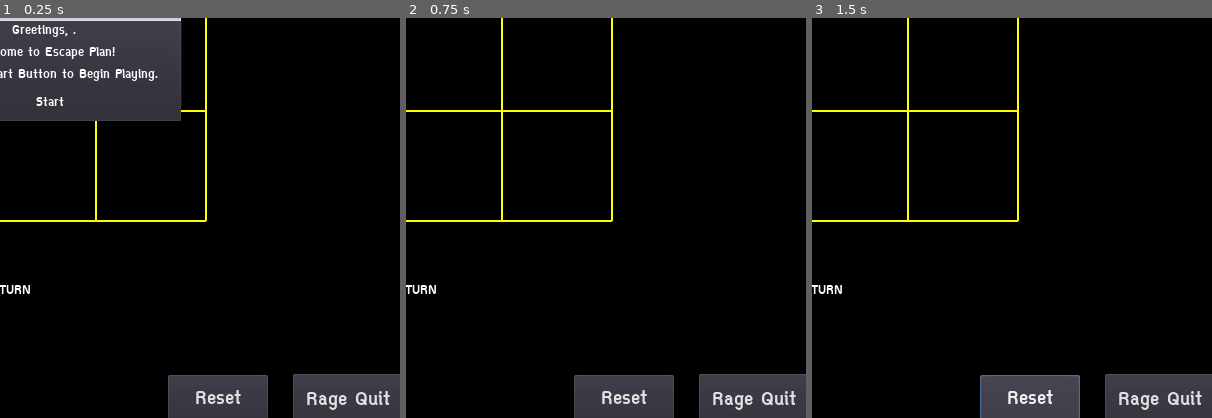
Above: before the commit, frames 1-3 (left to right).
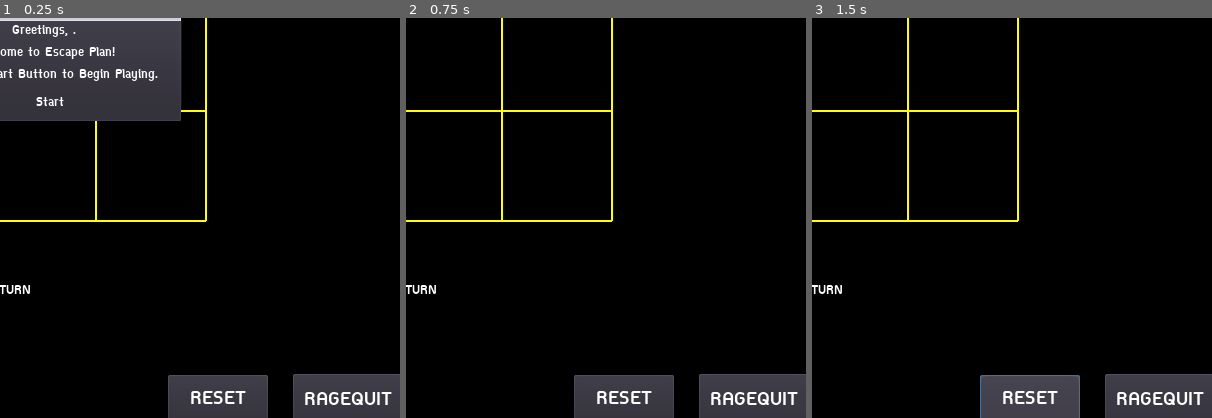
Above: after the commit, the same moments.

Repository: Putter30772/ESCAPE-PLAN-V3
Game: Godot game, scene res://Game.tscn
Two runs of this game, one before a commit and one after it. Both use one fixed random seed, a clock stepped at 60 frames per second and the inputs below. This scene is started directly instead of the project's main scene.
Inputs:
- Up to frame 1 (0.25 s): no input
- Up to frame 2 (0.75 s): click "Start" at 0.5 s
- Up to frame 3 (1.5 s): click "Reset" (after the commit: "RESET") at 1.25 s
The pictures show only the part of the screen within x 43-93%, y 43-93%; the shares and areas given below are measured in that part.

The runs differ from the first frame. In frame 1, 0.9% of the frame differs, in the area x 47-98%, y 93-98%; in frame 2, 0.9%; in frame 3, 0.8%.

Commit message:
Translated Reset and RageQuit Button

Diff:
--- a/06-Grid-based movement/Game.tscn
+++ b/06-Grid-based movement/Game.tscn
@@ -12,6 +12,8 @@
 [ext_resource path="res://DisplayTime.gd" type="Script" id=10]
 [ext_resource path="res://ScoreBoard.gd" type="Script" id=11]
 [ext_resource path="res://SoundEffects/335571_magntron_gamemusic (online-audio-converter.com).wav" type="AudioStream" id=12]
+[ext_resource path="res://Reset.gd" type="Script" id=13]
+[ext_resource path="res://RageQuit.gd" type="Script" id=14]
 
 [sub_resource type="DynamicFont" id=1]
 font_data = ExtResource( 4 )
@@ -49,6 +51,10 @@
 font_data = ExtResource( 4 )
 
 [sub_resource type="DynamicFont" id=12]
+size = 24
+font_data = ExtResource( 4 )
+
+[sub_resource type="DynamicFont" id=13]
 size = 24
 font_data = ExtResource( 4 )
 
@@ -194,18 +200,33 @@
 margin_right = 611.597
 margin_bottom = 752.146
 custom_fonts/font = SubResource( 11 )
+script = ExtResource( 13 )
+
+[node name="Label" type="Label" parent="Reset"]
+anchor_right = 1.0
+anchor_bottom = 1.0
+custom_fonts/font = SubResource( 12 )
 text = "Reset"
+align = 1
+valign = 1
 
 [node name="RageQuit" type="Button" parent="."]
 margin_left = 637.065
 margin_top = 702.988
 margin_right = 748.065
 margin_bottom = 754.988
-custom_fonts/font = SubResource( 12 )
-text = "Rage Quit"
+script = ExtResource( 14 )
+
+[node name="Label" type="Label" parent="RageQuit"]
+anchor_right = 1.0
+anchor_bottom = 1.0
+custom_fonts/font = SubResource( 13 )
+text = "RageQuit"
+align = 1
+valign = 1
 [connection signal="pressed" from="WindowDialog/PlayAgain" to="Grid" method="_on_PlayAgain_pressed"]
 [connection signal="pressed" from="WindowDialog/Exit" to="Grid" method="_on_Exit_pressed"]
 [connection signal="pressed" from="MarginContainer/WelcomePopUp/Start" to="Grid" method="_on_Start_pressed"]
 [connection signal="timeout" from="DisplayTime/Timer" to="DisplayTime" method="_on_Timer_timeout"]
-[connection signal="pressed" from="Reset" to="Grid" method="_on_Reset_pressed"]
-[connection signal="pressed" from="RageQuit" to="Grid" method="_on_RageQuit_pressed"]
+[connection signal="pressed" from="Reset" to="Reset" method="_on_Reset_pressed"]
+[connection signal="pressed" from="RageQuit" to="RageQuit" method="_on_RageQuit_pressed"]
--- a/06-Grid-based movement/Grid.gd
+++ b/06-Grid-based movement/Grid.gd
@@ -170,16 +170,3 @@
 	variable.gameState = 0
 	variable.winner = 0
 	variable.turn = 0
-
-func _on_Reset_pressed():
-	Lobby.clientreset(Lobby.session_id)
-
-
-func _on_RageQuit_pressed():
-	get_tree().set_network_peer(null)
-	empty_grid()
-	get_tree().change_scene("res://TitleScreenRelated/GameModeScreen.tscn")
-	variable.gameStart = 0
-	variable.gameState = 0
-	variable.winner = 0
-	variable.turn = 0
--- /dev/null
+++ b/06-Grid-based movement/RageQuit.gd
@@ -0,0 +1,27 @@
+extends Button
+
+# Declare member variables here. Examples:
+# var a = 2
+# var b = "text"
+
+# Called when the node enters the scene tree for the first time.
+func _ready():
+	pass # Replace with function body.
+
+# Called every frame. 'delta' is the elapsed time since the previous frame.
+#func _process(delta):
+#	pass
+func _on_RageQuit_pressed():
+	get_tree().set_network_peer(null)
+	Grid.empty_grid()
+	get_tree().change_scene("res://TitleScreenRelated/GameModeScreen.tscn")
+	variable.gameStart = 0
+	variable.gameState = 0
+	variable.winner = 0
+	variable.turn = 0
+
+func _process(delta):
+	if(variable.language==1):
+		get_node("Label").set_text('ยอมแพ้')
+	else:
+		get_node("Label").set_text('RAGEQUIT')
--- /dev/null
+++ b/06-Grid-based movement/Reset.gd
@@ -0,0 +1,21 @@
+extends Button
+
+# Declare member variables here. Examples:
+# var a = 2
+# var b = "text"
+
+# Called when the node enters the scene tree for the first time.
+func _ready():
+	pass # Replace with function body.
+
+# Called every frame. 'delta' is the elapsed time since the previous frame.
+#func _process(delta):
+#	pass
+func _on_Reset_pressed():
+	Lobby.clientreset(Lobby.session_id)
+
+func _process(delta):
+	if(variable.language==1):
+		get_node("Label").set_text('รีเซ็ต')
+	else:
+		get_node("Label").set_text('RESET')
Not shown: 1 places in 06-Grid-based movement/Game.tscn that only renumber resources
